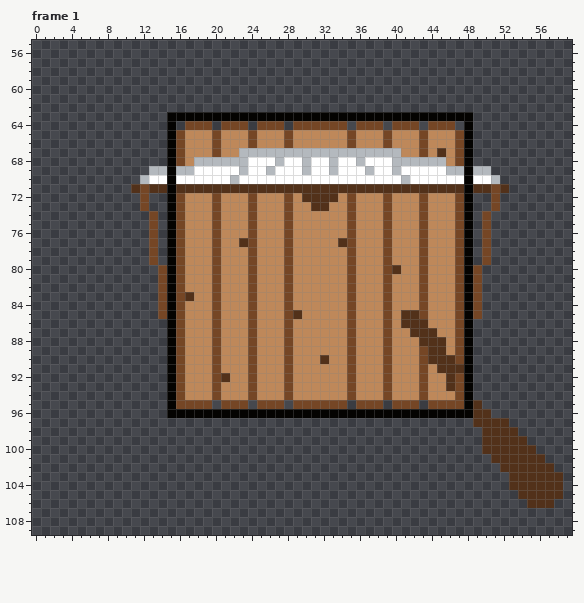
Two states of a pixel-art file, client/resources/Aseprite/Ship1.aseprite. Above, as it was before the edit.
60x160 pixels, 1 frame. Colours within 5 levels of each other are drawn and written as one. Shown: frame 1: x 0..59, y 55..109. The commit also changed other frames, which this record leaves out.
New version:
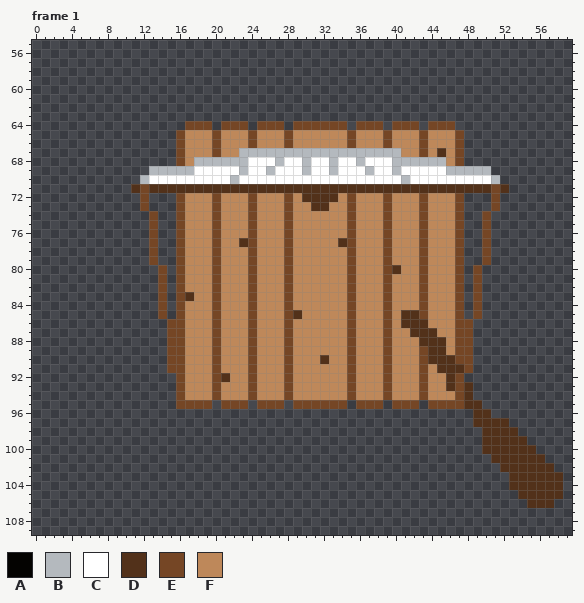
Palette (. is transparent): A #040301  B #b4b9be  C #ffffff  D #52311a  E #754625  F #be885a
From old to new:
Frame 1, layer "Layer 1":
y 63: x 15..48 AAAAAAAAAAAAAAAAAAAAAAAAAAAAAAAAAA -> ..................................
y 64..68: x 15 A -> .; x 48 A -> .
y 69: x 15 A -> B; x 48 A -> B
y 70: x 15 A -> C; x 48 A -> C
y 71: x 15 A -> D; x 48 A -> D
y 72..85: x 15 A -> .; x 48 A -> .
y 86..91: x 15 A -> E; x 48 A -> E
y 92: x 15 A -> .; x 48 A -> .
y 93..95: x 15 A -> .; x 48 A -> D
y 96: x 15..48 AAAAAAAAAAAAAAAAAAAAAAAAAAAAAAAAAA -> ..................................
